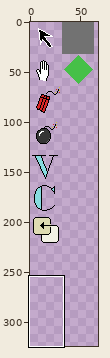
Edited in one commit: sprite sheet (public/assets/toolbar.png). Above, an overview of the earlier version with the close-up marked.
Close-up. Old version:
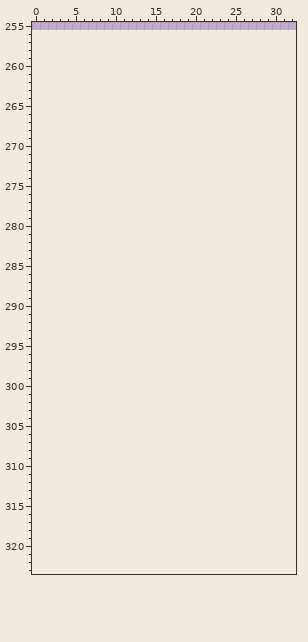
The file is 256x256 pixels. Colours within 5 levels of each other are drawn and written as one. Shown: x 0..32, y 255..323. The old version is drawn lined up with the new one, on the new canvas. The wide view leaves out empty margins.
New version:
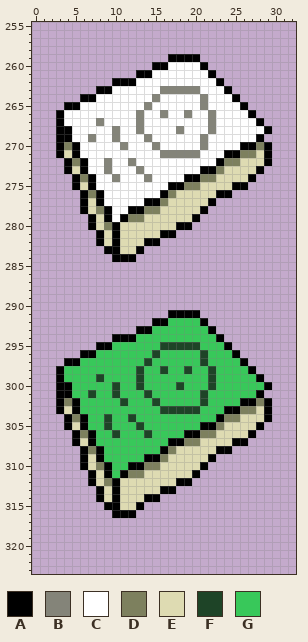
Palette (. is transparent): A #000000  B #848479  C #ffffff  D #7d805e  E #dedbb2  F #1e4427  G #38c85a
Edits made:
canvas 256x256 -> 512x512
y 259: x 17..20 .... -> AAAA
y 260: x 15..21 ....... -> AACCCCA
y 261: x 13..22 .......... -> AACCCCCCCA
y 262: x 10..23 .............. -> AAACCCCCCCCCCA
y 263: x 8..24 ................. -> AACCCCCCBBBBBCCCA
y 264: x 6..25 .................... -> AACCCCCCCBCCCCCBCCCA
y 265: x 4..26 ....................... -> AACCCCCCCCBCCCCCCBCCCCA
y 266: x 3..27 ......................... -> ACCCCCCCCCBCCBCCBCCBCCCCA
y 267: x 3..28 .......................... -> ACCCCBCCCCBCCCCCCCCBCCCCCA
y 268: x 3..29 ........................... -> AACCCCCBCCBCCCCBCCCBCCCCCCA
y 269: x 3..28 .......................... -> AACCBCCBCCCBCCCCCCBCCCCCCA
y 270: x 3..29 ........................... -> ADACCCCCBCCCBCCCCCBCCCCAADA
y 271: x 3..29 ........................... -> AEACCCCCCCCCCBBBBBCCCAADDEA
y 272: x 4..29 .......................... -> ADACCBCCBCCCCCCCCCCADDEEEA
y 273: x 4..28 ......................... -> AEACCBCCCBCCCCCCCAADEEEEA
y 274: x 5..27 ....................... -> ADACCBCCCBCCCCAADDEEEEA
y 275: x 5..26 ...................... -> AEACCCCCCCCCAADDEEEEAA
y 276: x 6..24 ................... -> ADACCCCCCCADEEEEEAA
y 277: x 6..22 ................. -> AEACCCCCAADEEEEEA
y 278: x 6..21 ................ -> AEDACCAADDEEEEEA
y 279: x 7..20 .............. -> AEACADDEEEEEEA
y 280: x 7..19 ............. -> AEDAEEEEEEEAA
y 281: x 8..17 .......... -> AEAEEEEEAA
y 282: x 8..15 ........ -> AEAEEEAA
y 283: x 9..13 ..... -> AAEEA
y 284: x 10..12 ... -> AAA
y 291: x 17..20 .... -> AAAA
y 292: x 15..21 ....... -> AAGGGGA
y 293: x 13..22 .......... -> AAGGGGGGGA
y 294: x 10..23 .............. -> AAAGGGGGGGGGGA
y 295: x 8..24 ................. -> AAGGGGGGFFFFFGGGA
y 296: x 6..25 .................... -> AAGGGGGGGFGGGGGFGGGA
y 297: x 4..26 ....................... -> AAGGGGGGGGFGGGGGGFGGGGA
y 298: x 3..27 ......................... -> AGGGGGGGGGFGGFGGFGGFGGGGA
y 299: x 3..28 .......................... -> AGGGGFGGGGFGGGGGGGGFGGGGGA
y 300: x 3..29 ........................... -> AAGGGGGFGGFGGGGFGGGFGGGGGGA
y 301: x 3..28 .......................... -> AAGGFGGFGGGFGGGGGGFGGGGGGA
y 302: x 3..29 ........................... -> ADAGGGGGFGGGFGGGGGFGGGGAADA
y 303: x 3..29 ........................... -> AEAGGGGGGGGGGFFFFFGGGAADDEA
y 304: x 4..29 .......................... -> ADAGGFGGFGGGGGGGGGGADDEEEA
y 305: x 4..28 ......................... -> AEAGGFGGGFGGGGGGGAADEEEEA
y 306: x 5..27 ....................... -> ADAGGFGGGFGGGGAADDEEEEA
y 307: x 5..26 ...................... -> AEAGGGGGGGGGAADDEEEEAA
y 308: x 6..24 ................... -> ADAGGGGGGGADEEEEEAA
y 309: x 6..22 ................. -> AEAGGGGGAADEEEEEA
y 310: x 6..21 ................ -> AEDAGGAADDEEEEEA
y 311: x 7..20 .............. -> AEAGADDEEEEEEA
y 312: x 7..19 ............. -> AEDAEEEEEEEAA
y 313: x 8..17 .......... -> AEAEEEEEAA
y 314: x 8..15 ........ -> AEAEEEAA
y 315: x 9..13 ..... -> AAEEA
y 316: x 10..12 ... -> AAA
Changed places in both close-ups, as pixel boxes (x1, y1, x2, y2):
added: (56, 54, 272, 262)
added: (56, 310, 272, 518)
